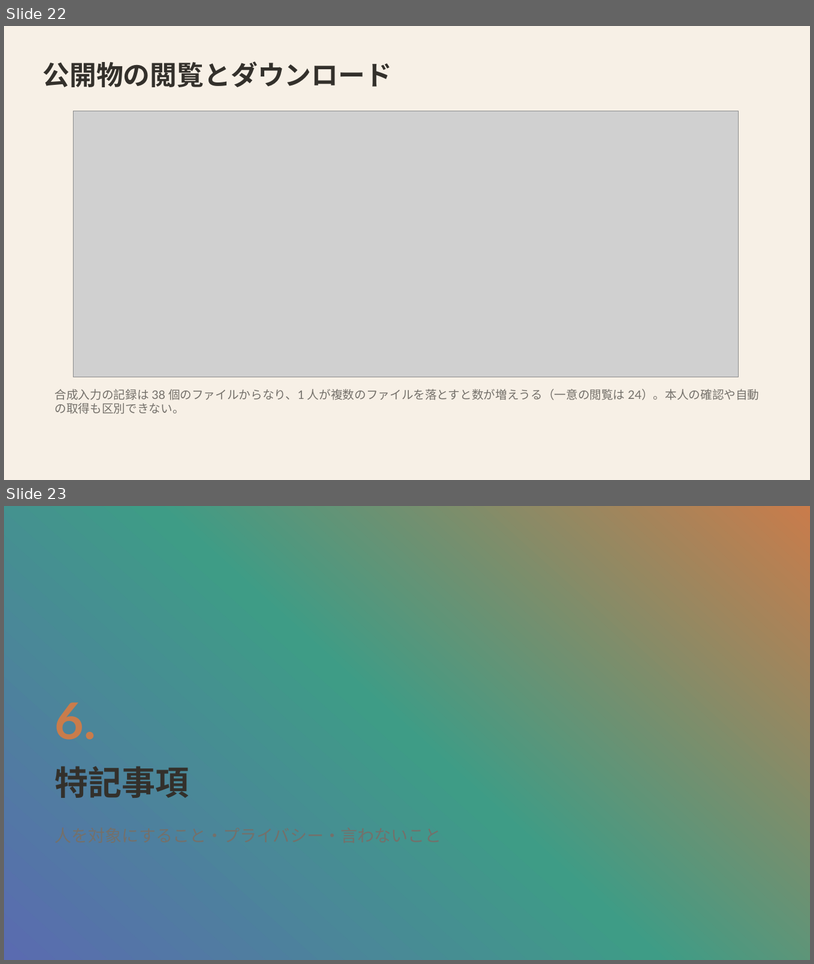
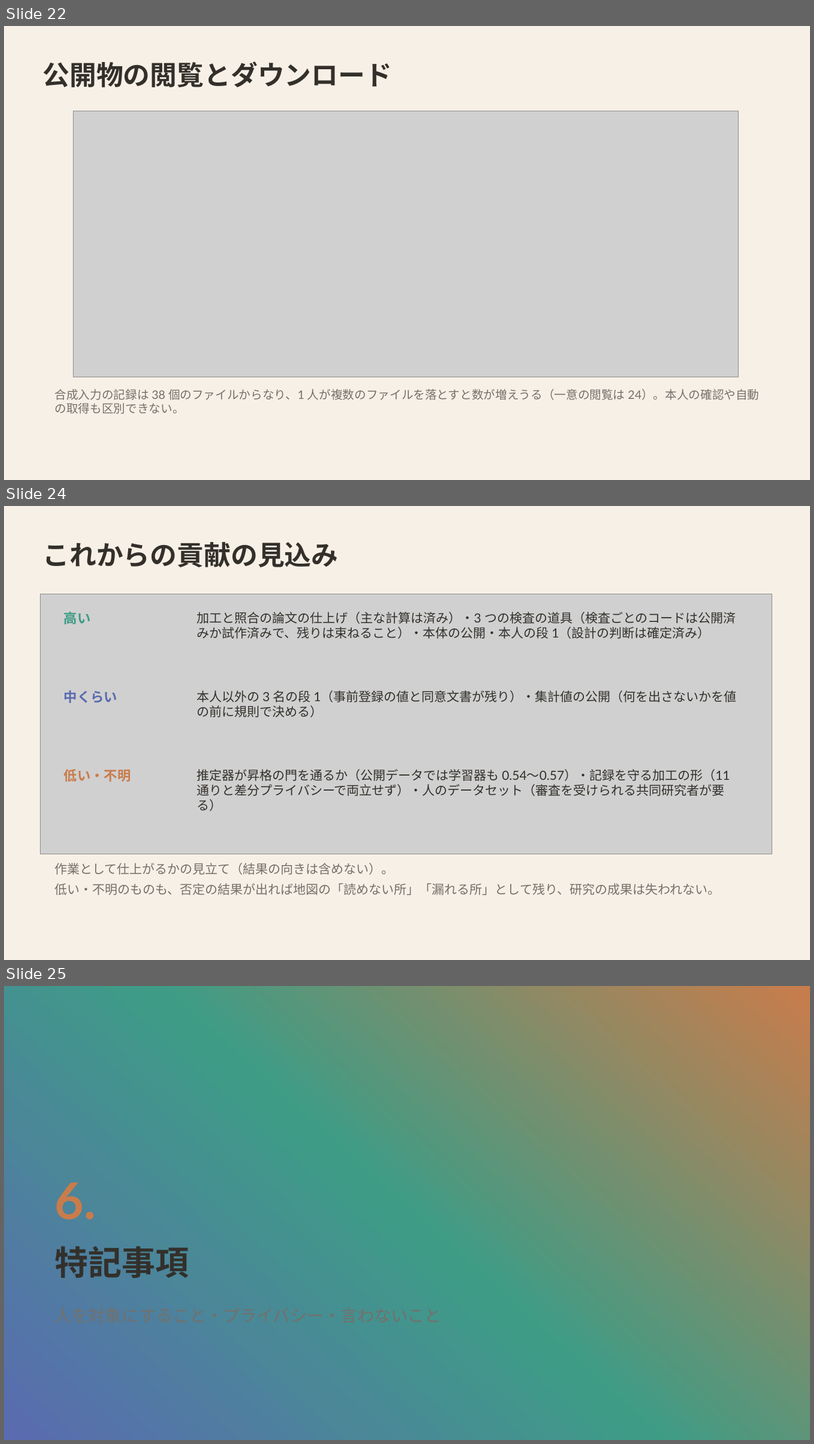
Before and after one commit to mikotomiura/GSE-prototype, a slide deck: docs/slides/project-overview/GSE_project_detail.pptx. Shown one above the other, each under a label of ours: slides 22 and 23 before the commit, slides 22, 24 and 25 after it; the slides between them are not shown. The pictures are 814x964 and 814x1444 pixels, drawn with LibreOffice and Linux fonts; fonts in the diff are those of the drawing; grey boxes stand for pictures; background and template pictures are left out. Boxes give left, top, right and bottom in pixels: in the first picture for what was removed or moved away, otherwise in the second. Text is boxed around its words. In the diff, an @@ line names an element or a change of style, - is before the commit and + after.

```diff
--- a/docs/slides/project-overview/GSE_project_detail.pptx
+++ b/docs/slides/project-overview/GSE_project_detail.pptx
@@ slide 24 added at [4, 506, 810, 960], background #F7F0E6 @@
@@ text added at [42, 542, 338, 567], 32 pt, text #33302B, bold @@
+これからの貢献の見込み
@@ picture added at [40, 594, 772, 854] @@
@@ text added at [64, 612, 91, 624], 16 pt, text #3E9C86, bold @@
+高い
@@ text added at [197, 612, 737, 639], 15 pt, text #33302B @@
+加工と照合の論文の仕上げ（主な計算は済み）・3 つの検査の道具（検査ごとのコードは公開済みか試作済みで、残りは束ねること）・本体の公開・本人の段 1（設計の判断は確定済み）
@@ text added at [64, 690, 117, 703], 16 pt, text #5A6BB0, bold @@
+中くらい
@@ text added at [197, 690, 737, 717], 15 pt, text #33302B @@
+本人以外の 3 名の段 1（事前登録の値と同意文書が残り）・集計値の公開（何を出さないかを値の前に規則で決める）
@@ text added at [64, 769, 131, 781], 16 pt, text #C97C4B, bold @@
+低い・不明
@@ text added at [197, 769, 730, 811], 15 pt, text #33302B @@
+推定器が昇格の門を通るか（公開データでは学習器も 0.54〜0.57）・記録を守る加工の形（11 通りと差分プライバシーで両立せず）・人のデータセット（審査を受けられる共同研究者が要る）
@@ text added at [55, 862, 721, 895], 15 pt, text #74706A @@
+作業として仕上がるかの見立て（結果の向きは含めない）。
+低い・不明のものも、否定の結果が出れば地図の「読めない所」「漏れる所」として残り、研究の成果は失われない。
@@ what was slide 23 is now slide 25 @@
```
Also in this commit, not shown: 1 other slide added, 8 other files.
